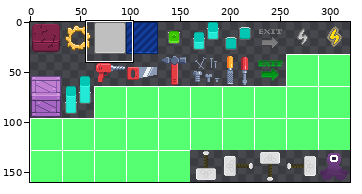
Two states of a sprite sheet, img/spritesheet.png. The first picture is a wide view before the edit; the outline marks the close-up.
Close-up. Before the commit:
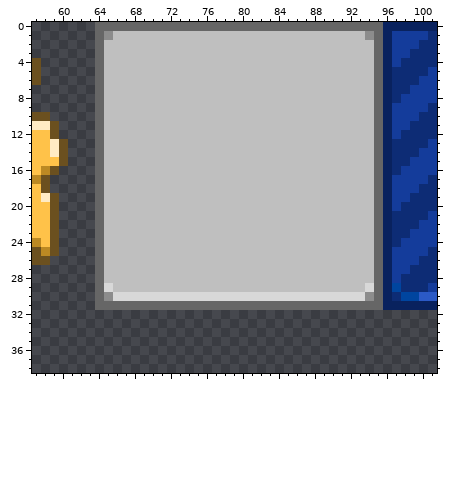
The file is 320x160 pixels. Colours within 5 levels of each other are drawn and written as one. Shown: x 57..101, y 0..38.
Now the later version:
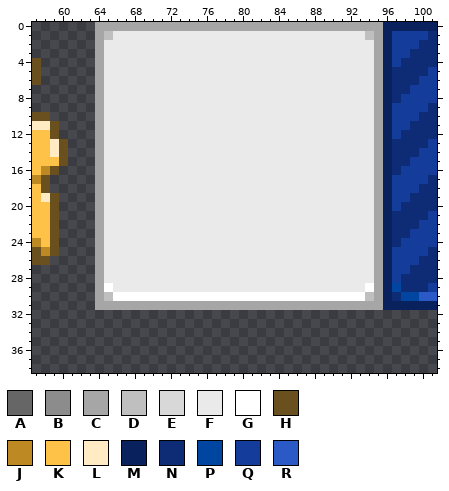
Palette (. is transparent): A #666666  B #8c8c8c  C #a6a6a6  D #bfbfbf  E #d8d8d8  F #eaeaea  G #ffffff  H #6b501f  J #bc8923  K #ffc249  L #ffebc4  M #09225e  N #0d2c75  P #00459f  Q #143c9b  R #2b5ac6
Log entry: Random tool icons and next level button
Changes in this commit:
The author changed colour A to colour C in row 0 at x 64 to 95; in rows 1 to 30 at x 64 and 95; in row 31 at x 64 to 95.
The author changed colour B to colour D in row 1 at x 65 and 94; in row 30 at x 65 and 94.
The author changed colour D to colour F in row 1 at x 66 to 93; in rows 2 to 28 at x 65 to 94; in row 29 at x 66 to 93.
The author changed colour E to colour G in row 29 at x 65 and 94; in row 30 at x 66 to 93.
Pixel boxes of the changes (left, top, right, bottom) in both close-ups:
changed: (95, 22, 383, 310)
